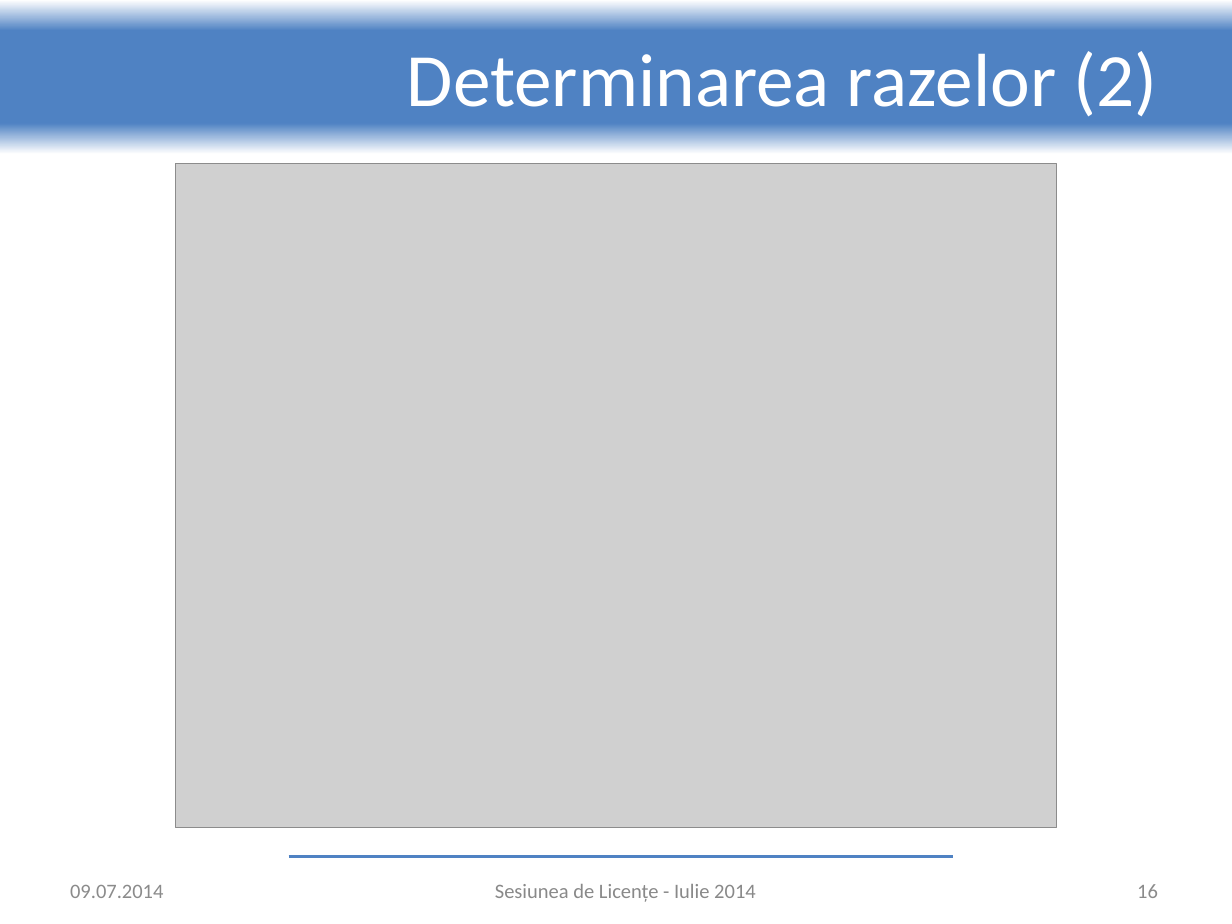
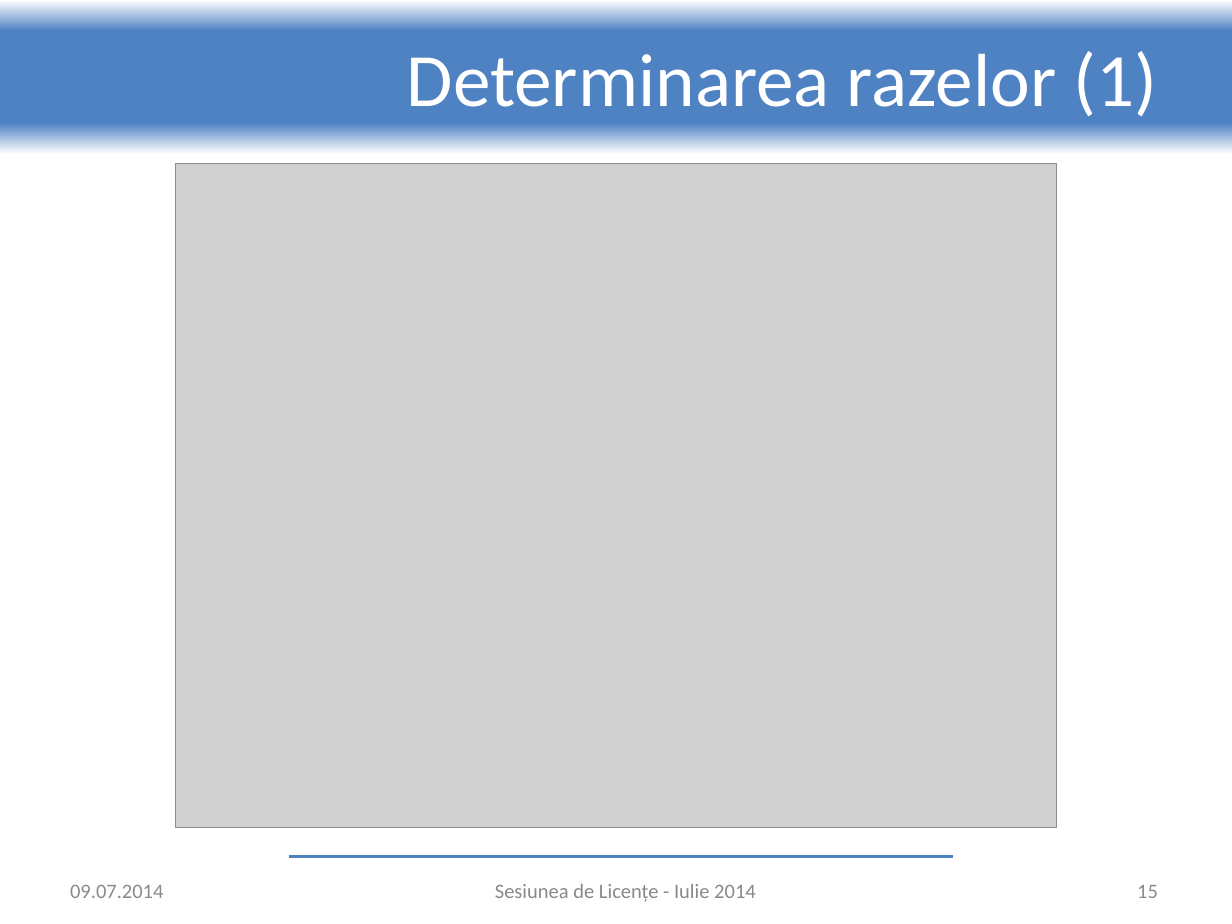
Before and after one commit to adrian-nicolau/radar, a slide deck: slide 15 of presentation.pptx (slide 16 before the commit). Drawn at 1232x924 pixels with LibreOffice and Linux fonts; fonts in the diff are those of the drawing; grey boxes stand for pictures; background and template pictures are left out. Boxes give left, top, right and bottom in pixels: in the first picture for what was removed or moved away, otherwise in the second. Text is boxed around its words. In the diff, an @@ line names an element or a change of style, - is before the commit and + after.

Commit message:
Done presentation

```diff
--- a/presentation.pptx
+++ b/presentation.pptx
@@ title at box(407, 51, 1157, 116): text changed @@
-Determinarea razelor (2)
+Determinarea razelor (1)
@@ page number at box(1137, 885, 1158, 898): text changed @@
-16
+15
```
Also in this commit, not shown: 2 other slides changed, 1 slide removed, 1 other file.
